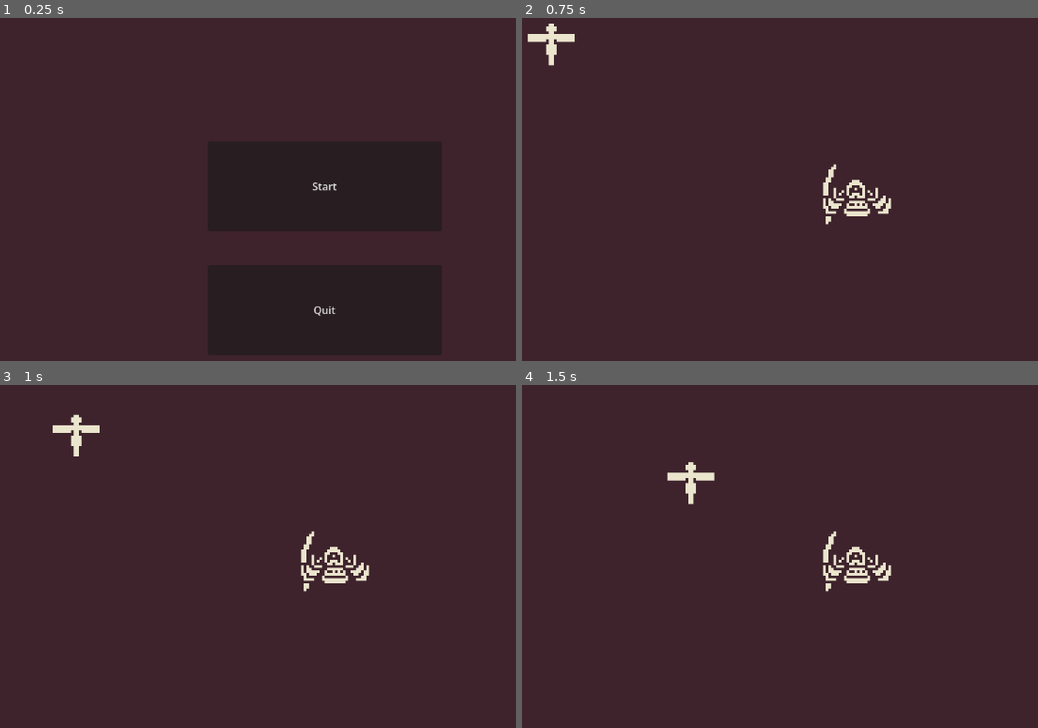
Above: before the commit, frames 1-4 (two rows, left to right).
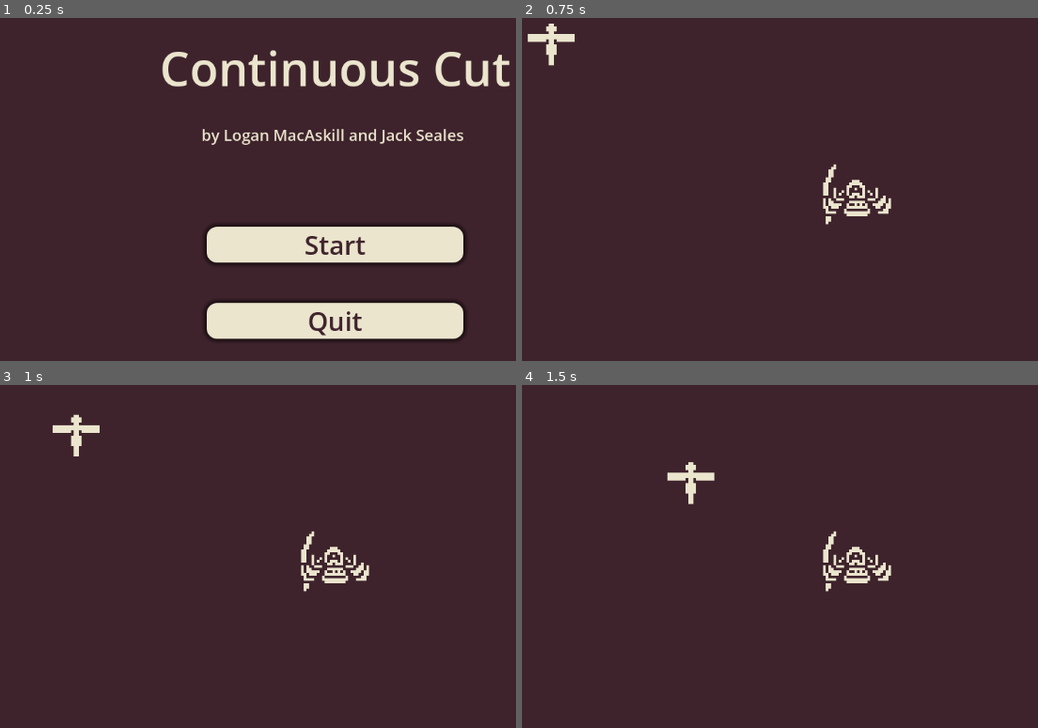
Above: after the commit, the same moments.

Repository: log2bits/continuous-cut
Game: Godot game, scene res://Scenes/title_screen.tscn
Same seed, same stepped clock (60 frames per second), same inputs: the game is played once before the commit and once after it.
Inputs:
- Up to frame 1 (0.25 s): no input
- Up to frame 2 (0.75 s): click "Start" at 0.5 s
- Up to frame 3 (1 s): no input
- Up to frame 4 (1.5 s): no input

The runs differ from the first frame. In frame 1, 14% of the frame differs, in the area x 31-99%, y 9-94%; in frame 2, nothing differs; in frame 3, nothing differs; in frame 4, nothing differs.

Commit message:
Rough Title Finished
Finished adding labels for text on title screen

Diff:
--- a/Scenes/title_screen.tscn
+++ b/Scenes/title_screen.tscn
@@ -1,6 +1,22 @@
 [gd_scene format=3 uid="uid://2a18rpqknoec"]
 
 [ext_resource type="Script" uid="uid://dldyqrskb4pt1" path="res://Scripts/title_screen.gd" id="1_klylv"]
+
+[sub_resource type="StyleBoxFlat" id="StyleBoxFlat_klylv"]
+bg_color = Color(0.92156863, 0.8980392, 0.80784315, 1)
+corner_radius_top_left = 16
+corner_radius_top_right = 16
+corner_radius_bottom_right = 16
+corner_radius_bottom_left = 16
+shadow_size = 8
+
+[sub_resource type="StyleBoxFlat" id="StyleBoxFlat_p3fck"]
+bg_color = Color(0.92156863, 0.8980392, 0.80784315, 1)
+corner_radius_top_left = 16
+corner_radius_top_right = 16
+corner_radius_bottom_right = 16
+corner_radius_bottom_left = 16
+shadow_size = 8
 
 [node name="TitleScreen" type="Control" unique_id=2067873245]
 layout_mode = 3
@@ -11,21 +27,67 @@
 grow_vertical = 2
 script = ExtResource("1_klylv")
 
-[node name="StartButton" type="Button" parent="." unique_id=249292355]
-layout_mode = 0
-offset_left = 381.0
-offset_top = 233.0
-offset_right = 740.0
-offset_bottom = 371.0
+[node name="VBoxContainer" type="VBoxContainer" parent="." unique_id=65834139]
+layout_mode = 1
+anchors_preset = 8
+anchor_left = 0.5
+anchor_top = 0.5
+anchor_right = 0.5
+anchor_bottom = 0.5
+offset_left = -197.0
+offset_top = 40.0
+offset_right = 197.0
+offset_bottom = 212.0
+grow_horizontal = 2
+grow_vertical = 2
+theme_override_constants/separation = 62
+
+[node name="StartButton" type="Button" parent="VBoxContainer" unique_id=249292355]
+layout_mode = 2
+theme_override_colors/font_color = Color(0.24313726, 0.13725491, 0.17254902, 1)
+theme_override_font_sizes/font_size = 40
+theme_override_styles/normal = SubResource("StyleBoxFlat_klylv")
+button_mask = 3
 text = "Start	"
 
-[node name="QuitButton" type="Button" parent="." unique_id=1256388815]
-layout_mode = 0
-offset_left = 381.0
-offset_top = 423.0
-offset_right = 740.0
-offset_bottom = 561.0
+[node name="QuitButton" type="Button" parent="VBoxContainer" unique_id=1256388815]
+layout_mode = 2
+theme_override_colors/font_color = Color(0.24313726, 0.13725491, 0.17254902, 1)
+theme_override_font_sizes/font_size = 40
+theme_override_styles/normal = SubResource("StyleBoxFlat_p3fck")
+button_mask = 3
 text = "Quit	"
 
-[connection signal="pressed" from="StartButton" to="." method="_on_start_button_pressed"]
-[connection signal="pressed" from="QuitButton" to="." method="_on_quit_button_pressed"]
+[node name="Label" type="Label" parent="." unique_id=1683374814]
+layout_mode = 1
+anchors_preset = 5
+anchor_left = 0.5
+anchor_right = 0.5
+offset_left = -60.0
+offset_top = 71.0
+offset_right = 60.0
+offset_bottom = 94.0
+grow_horizontal = 2
+theme_override_colors/font_color = Color(0.92156863, 0.8980392, 0.80784315, 1)
+theme_override_font_sizes/font_size = 72
+text = "Continuous Cut"
+
+[node name="Label2" type="Label" parent="." unique_id=387050705]
+layout_mode = 1
+anchors_preset = 8
+anchor_left = 0.5
+anchor_top = 0.5
+anchor_right = 0.5
+anchor_bottom = 0.5
+offset_left = -205.0
+offset_top = -118.0
+offset_right = 205.0
+offset_bottom = -51.0
+grow_horizontal = 2
+grow_vertical = 2
+theme_override_colors/font_color = Color(0.92156863, 0.8980392, 0.80784315, 1)
+theme_override_font_sizes/font_size = 24
+text = "by Logan MacAskill and Jack Seales"
+
+[connection signal="pressed" from="VBoxContainer/StartButton" to="." method="_on_start_button_pressed"]
+[connection signal="pressed" from="VBoxContainer/QuitButton" to="." method="_on_quit_button_pressed"]
Not shown, changed: assets/sprites/enemy_boss.png.import
